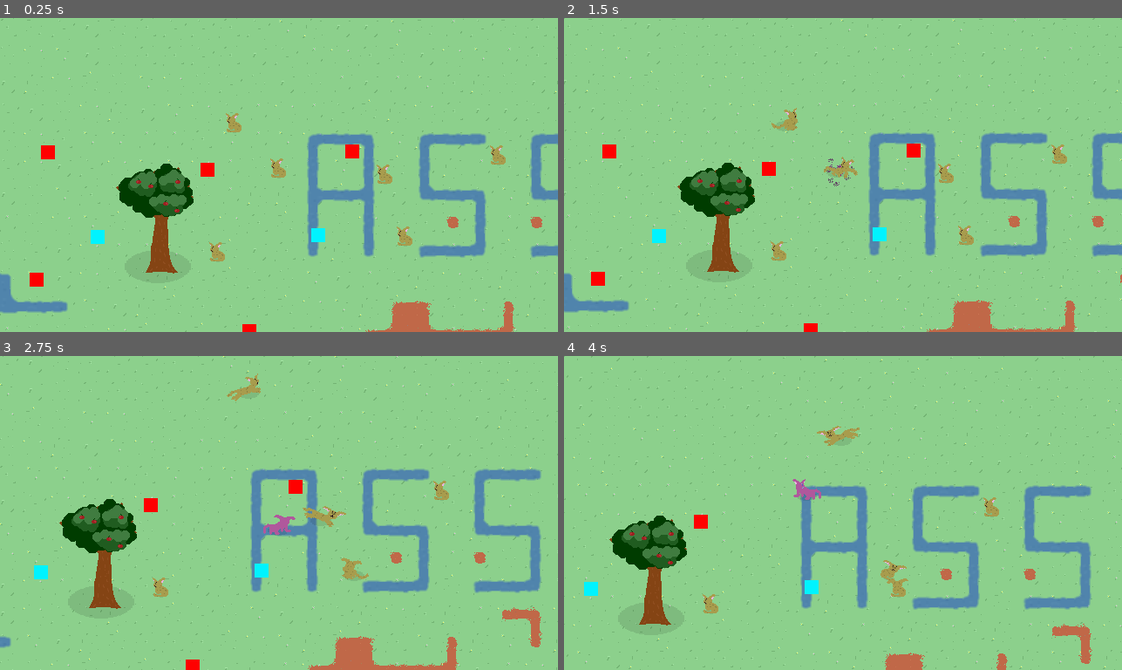
Above: before the commit, frames 1-4 (two rows, left to right).
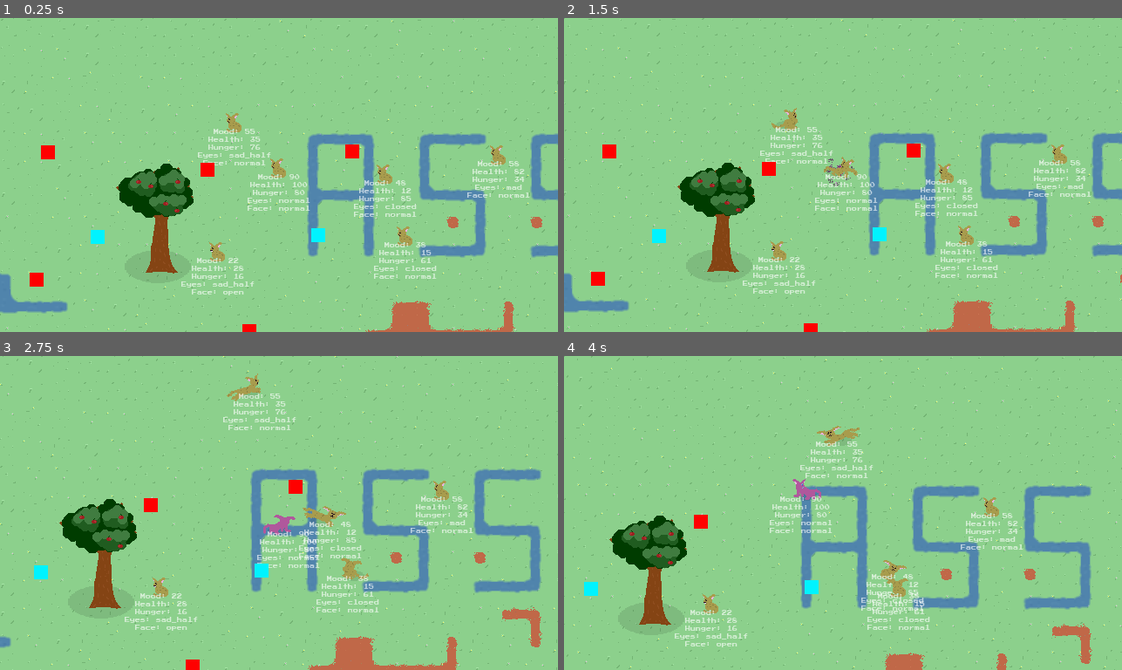
Above: after the commit, the same moments.

Repository: pusio/gamejam-acerola0-aberration
Game: Godot game, scene res://scenes/Game.tscn
Two runs of this game, one before a commit and one after it. Both use one fixed random seed, a clock stepped at 60 frames per second and the inputs below.
Inputs (mouse positions are in pixels of both pictures, inside the frame that each line leads up to):
- Up to frame 1 (0.25 s): no input
- Up to frame 2 (1.5 s): tap Enter at 0.5 s; move the mouse to (965, 159) at 0.52 s; press the mouse at (965, 159) at 0.53 s; hold D (right) 0.53-1.28 s; move the mouse to (731, 190) at 1.27 s; release the mouse at (731, 190) at 1.28 s; hold S (down) from 1.28 s (still down); click (731, 190) at 1.35 s
- Up to frame 3 (2.75 s): move the mouse to (334, 443) at 2.02 s; release S (down) at 2.03 s; press the mouse at (334, 443) at 2.03 s; hold D (right) from 2.03 s (still down)
- Up to frame 4 (4 s): move the mouse to (815, 575) at 2.77 s; release D (right) at 2.78 s; release the mouse at (815, 575) at 2.78 s; hold W (up) 2.78-3.53 s; click (815, 575) at 2.85 s; move the mouse to (1010, 560) at 3.52 s; press the mouse at (1010, 560) at 3.53 s; hold A (left) from 3.53 s (still down)

The runs differ from the first frame. In frame 1, 1.9% of the frame differs, in the area x 32-95%, y 31-89%; in frame 2, 1.9%, in the area x 32-95%, y 30-89%; in frame 3, 1.9%; in frame 4, 1.9%.

Commit message:
Mood and facial animation

Diff:
--- a/game/objects/creatures/Ocelot.tscn
+++ b/game/objects/creatures/Ocelot.tscn
@@ -876,6 +876,126 @@
 "sad_half": SubResource("Animation_6w5v4")
 }
 
+[sub_resource type="Animation" id="Animation_57g76"]
+resource_name = "normal"
+tracks/0/type = "value"
+tracks/0/imported = false
+tracks/0/enabled = true
+tracks/0/path = NodePath("Origin/Anchor/Body/Head/FaceClippingArea/FaceOffset/Mouth:region_rect")
+tracks/0/interp = 1
+tracks/0/loop_wrap = true
+tracks/0/keys = {
+"times": PackedFloat32Array(0),
+"transitions": PackedFloat32Array(1),
+"update": 1,
+"values": [Rect2(22, 139, 3, 2)]
+}
+tracks/1/type = "value"
+tracks/1/imported = false
+tracks/1/enabled = true
+tracks/1/path = NodePath("Origin/Anchor/Body/Head/FaceClippingArea/FaceOffset/Mouth:offset")
+tracks/1/interp = 1
+tracks/1/loop_wrap = true
+tracks/1/keys = {
+"times": PackedFloat32Array(0),
+"transitions": PackedFloat32Array(1),
+"update": 0,
+"values": [Vector2(0, 0)]
+}
+
+[sub_resource type="Animation" id="Animation_yqp56"]
+length = 0.001
+tracks/0/type = "value"
+tracks/0/imported = false
+tracks/0/enabled = true
+tracks/0/path = NodePath("Origin/Anchor/Body/Head/FaceClippingArea/FaceOffset/Mouth:offset")
+tracks/0/interp = 1
+tracks/0/loop_wrap = true
+tracks/0/keys = {
+"times": PackedFloat32Array(0),
+"transitions": PackedFloat32Array(1),
+"update": 0,
+"values": [Vector2(0, 0)]
+}
+tracks/1/type = "value"
+tracks/1/imported = false
+tracks/1/enabled = true
+tracks/1/path = NodePath("Origin/Anchor/Body/Head/FaceClippingArea/FaceOffset/Mouth:region_rect")
+tracks/1/interp = 1
+tracks/1/loop_wrap = true
+tracks/1/keys = {
+"times": PackedFloat32Array(0),
+"transitions": PackedFloat32Array(1),
+"update": 0,
+"values": [Rect2(29, 139, 3, 2)]
+}
+
+[sub_resource type="Animation" id="Animation_wjb8p"]
+resource_name = "smile"
+tracks/0/type = "value"
+tracks/0/imported = false
+tracks/0/enabled = true
+tracks/0/path = NodePath("Origin/Anchor/Body/Head/FaceClippingArea/FaceOffset/Mouth:region_rect")
+tracks/0/interp = 1
+tracks/0/loop_wrap = true
+tracks/0/keys = {
+"times": PackedFloat32Array(0),
+"transitions": PackedFloat32Array(1),
+"update": 1,
+"values": [Rect2(29, 139, 3, 2)]
+}
+tracks/1/type = "value"
+tracks/1/imported = false
+tracks/1/enabled = true
+tracks/1/path = NodePath("Origin/Anchor/Body/Head/FaceClippingArea/FaceOffset/Mouth:offset")
+tracks/1/interp = 1
+tracks/1/loop_wrap = true
+tracks/1/keys = {
+"times": PackedFloat32Array(0),
+"transitions": PackedFloat32Array(1),
+"update": 0,
+"values": [Vector2(0, 0)]
+}
+
+[sub_resource type="Animation" id="Animation_xgd3i"]
+resource_name = "open"
+tracks/0/type = "value"
+tracks/0/imported = false
+tracks/0/enabled = true
+tracks/0/path = NodePath("Origin/Anchor/Body/Head/FaceClippingArea/FaceOffset/Mouth:region_rect")
+tracks/0/interp = 1
+tracks/0/loop_wrap = true
+tracks/0/keys = {
+"times": PackedFloat32Array(0),
+"transitions": PackedFloat32Array(1),
+"update": 1,
+"values": [Rect2(35, 139, 3, 3)]
+}
+tracks/1/type = "value"
+tracks/1/imported = false
+tracks/1/enabled = true
+tracks/1/path = NodePath("Origin/Anchor/Body/Head/FaceClippingArea/FaceOffset/Mouth:offset")
+tracks/1/interp = 1
+tracks/1/loop_wrap = true
+tracks/1/keys = {
+"times": PackedFloat32Array(0),
+"transitions": PackedFloat32Array(1),
+"update": 0,
+"values": [Vector2(0, 0)]
+}
+
+[sub_resource type="AnimationLibrary" id="AnimationLibrary_gkk3e"]
+_data = {
+"RESET": SubResource("Animation_yqp56"),
+"normal": SubResource("Animation_57g76"),
+"open": SubResource("Animation_xgd3i"),
+"smile": SubResource("Animation_wjb8p")
+}
+
+[sub_resource type="LabelSettings" id="LabelSettings_idoqm"]
+font_size = 6
+font_color = Color(1, 1, 1, 0.631373)
+
 [node name="Ocelot" type="CharacterBody2D" groups=["beast", "ocelot"]]
 motion_mode = 1
 wall_min_slide_angle = 0.0
@@ -940,7 +1060,7 @@
 texture = ExtResource("2_goj0e")
 centered = false
 region_enabled = true
-region_rect = Rect2(22, 139, 3, 2)
+region_rect = Rect2(29, 139, 3, 2)
 
 [node name="BodyAnimationPlayer" type="AnimationPlayer" parent="."]
 libraries = {
@@ -958,3 +1078,18 @@
 }
 
 [node name="MouthAnimationPlayer" type="AnimationPlayer" parent="."]
+libraries = {
+"": SubResource("AnimationLibrary_gkk3e")
+}
+
+[node name="DebugLabel" type="Label" parent="."]
+anchors_preset = 5
+anchor_left = 0.5
+anchor_right = 0.5
+offset_left = -40.0
+offset_right = 40.0
+offset_bottom = 80.0
+grow_horizontal = 2
+text = "Debug"
+label_settings = SubResource("LabelSettings_idoqm")
+horizontal_alignment = 1
--- a/game/scripts/Player.gd
+++ b/game/scripts/Player.gd
@@ -10,11 +10,16 @@
 
 func prepare(playerTexture: Texture2D) -> void:
 	name = "Player"
+	spieciesController.health = 100
+	spieciesController.hunger = 80
+	spieciesController.updateFace()
 	# add_to_group("player")
-	await get_tree().create_timer(1.0).timeout
+	await Tools.wait(self, 1.0)
 	spieciesController.attachParticle(preload("res://objects/fx/MagicSpell-DeathLoop.tscn"))
-	await get_tree().create_timer(0.5).timeout
+	await Tools.wait(self, 0.5)
 	Tools.replaceTextureInChildren(self, playerTexture)
+	await Tools.wait(self, 2.0)
+	spieciesController.showEmotion(Spiecies.Emotion.Sad)
 	return
 
 
--- a/game/scripts/Tools.gd
+++ b/game/scripts/Tools.gd
@@ -15,3 +15,7 @@
 	var viewportRect = owner.get_viewport_rect()
 	var mousePosition = owner.get_viewport().get_mouse_position()
 	return mousePosition / viewportRect.size - Vector2(0.5, 0.5)
+
+
+static func wait(owner: Node, time: float) -> Signal:
+	return owner.get_tree().create_timer(time).timeout
--- a/game/scripts/ai/RandomAITest.gd
+++ b/game/scripts/ai/RandomAITest.gd
@@ -9,6 +9,9 @@
 
 func _ready() -> void:
 	decisionCooldown = randf_range(0.5, 2.0)
+	spieciesController.hunger = randi_range(1, 100)
+	spieciesController.health = randi_range(1, 100)
+	spieciesController.updateFace()
 	return
 
 
--- a/game/scripts/creatures/Ocelot.gd
+++ b/game/scripts/creatures/Ocelot.gd
@@ -15,13 +15,13 @@
 var rotationSnapshot: float = 0.0
 var lastInputCooldown: float = 0.0
 var isAttacking: bool = false
+var isEmoting: bool = false
 
 
 func _ready() -> void:
 	updateBodyAP()
 	headAP.play("forward")
-	eyesAP.play("normal")
-	# mouthAP.play("todo")
+	updateFace()
 	return
 
 
@@ -136,3 +136,53 @@
 		anim = "up"
 	headAP.play(anim)
 	return
+
+
+func showEmotion(emotion: Emotion) -> void:
+	if isEmoting:
+		return
+	isEmoting = true
+	match emotion:
+		Emotion.Sad:
+			eyesAP.play("sad")
+			mouthAP.play("normal")
+			await Tools.wait(self, 0.5)
+			eyesAP.play("sad_half")
+			await Tools.wait(self, 0.5)
+			mouthAP.play("open")
+			await Tools.wait(self, 0.5)
+			eyesAP.play("sad")
+			await Tools.wait(self, 0.5)
+	updateFace()
+	isEmoting = false
+	return
+
+
+func updateFace() -> void:
+	var mood: int = floor((hunger + health) / 2.0)
+	if hunger <= 20:
+		mouthAP.play("open")
+	elif mood >= 95:
+		mouthAP.play("smile")
+	else:
+		mouthAP.play("normal")
+
+	if health == 100:
+		eyesAP.play("normal")
+	elif health > 80:
+		if mood >= 50:
+			eyesAP.play("mad")
+		else:
+			eyesAP.play("normal")
+	elif health >= 50:
+		eyesAP.play("sad")
+	elif health >= 25:
+		eyesAP.play("sad_half")
+	else:
+		eyesAP.play("closed")
+
+	$"../DebugLabel".text = (
+		"Mood: %s\nHealth: %s\nHunger: %s\nEyes: %s\nFace: %s"
+		% [mood, health, hunger, eyesAP.current_animation, mouthAP.current_animation]
+	)
+	return
--- a/game/scripts/creatures/Spiecies.gd
+++ b/game/scripts/creatures/Spiecies.gd
@@ -2,6 +2,11 @@
 class_name Spiecies
 
 @export var particleAttachmentPoint: Node2D
+
+enum Emotion { Normal, Sad, Mad, Cry }
+
+var hunger: int = 100
+var health: int = 100
 
 
 func process(_body: CharacterBody2D, _delta: float, _direction: Vector2) -> void:
@@ -17,3 +22,7 @@
 
 func attack(_vector: Vector2) -> void:
 	return
+
+
+func showEmotion(_emotion: Emotion) -> void:
+	return
Not shown: 1 places in game/objects/creatures/Ocelot.tscn that only renumber resources
